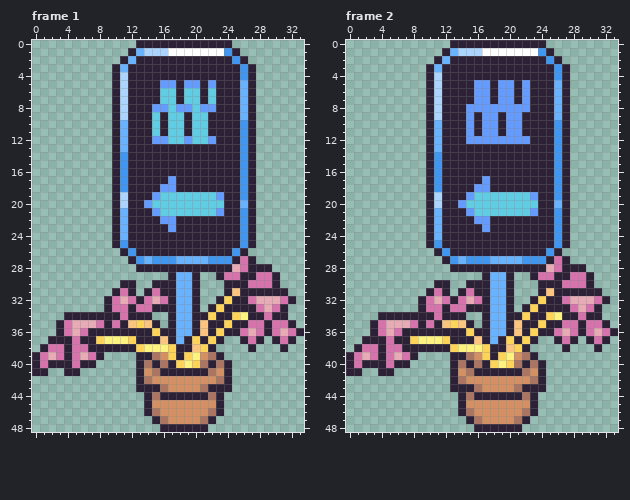
Two versions of one pixel-art file, raw_assets/Danny/westsign.aseprite. Above is the file before it was changed.
34x49 pixels, 3 frames. Shown: frame 1, frame 2. The commit also changed other frames, which this record leaves out.
After:
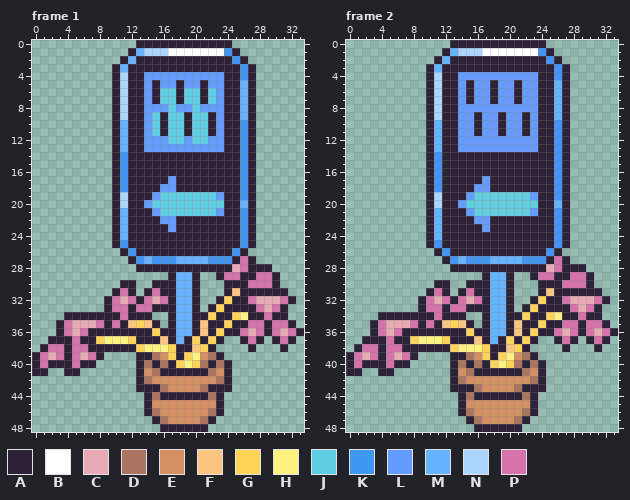
Palette (. is transparent): A #2d2137  B #ffffff  C #e8abb5  D #ab7562  E #d49063  F #fbc47f  G #fdd458  H #fdf27e  J #5fcde4  K #3f97f1  L #639bff  M #68b3ff  N #abd5ff  P #d772ad
Difference:
Frame 1:
Colour A gives way to colour L in row 4 at x 14 to 23; in rows 5 to 12 at x 14 and 23; in row 13 at x 14 to 23.
Frame 2: the same change as frame 1
